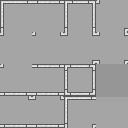
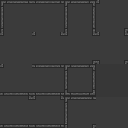
Two versions of the same layered image (w=128, h=128). Layer-by-layer changes:
painted on "Layer 7" over bbox(1, 1, 95, 127)
